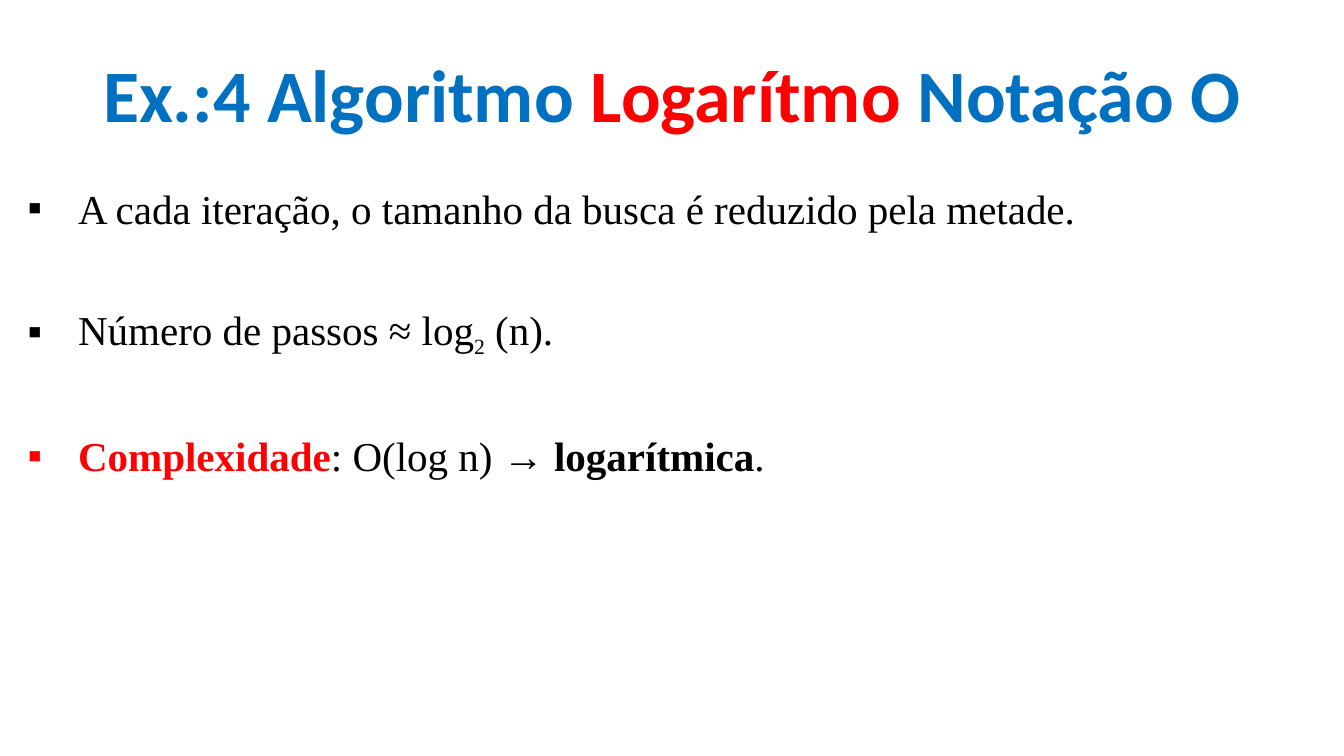
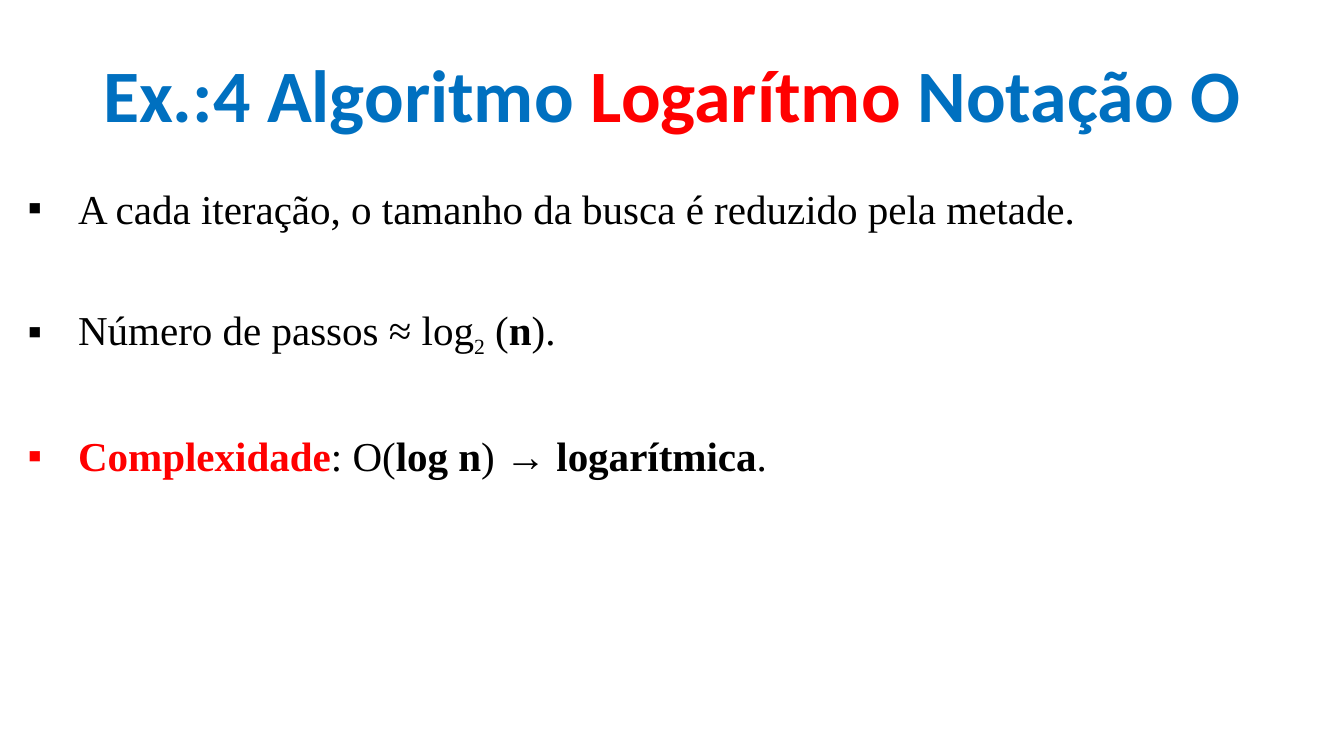
Before and after one commit to CloudEducationBrazil/WydenAlgoritmosEComplexidade, a slide deck: slide 16 of 01 Classes/Aula 05 - Algoritmos e Complexidade - Notação O e Função O.pptx. Drawn at 1344x756 pixels with LibreOffice and Linux fonts; fonts in the diff are those of the drawing; background and template pictures are left out. Boxes give left, top, right and bottom in pixels: in the first picture for what was removed or moved away, otherwise in the second. Text is boxed around its words. In the diff, an @@ line names an element or a change of style, - is before the commit and + after.

Commit message:
Aula Algo e Compl 10Set2025 ...

```diff
--- a/01 Classes/Aula 05 - Algoritmos e Complexidade - Notação O e Função O.pptx
+++ b/01 Classes/Aula 05 - Algoritmos e Complexidade - Notação O e Função O.pptx
@@ text at <box>78,316,767,479</box>: bold on in "(n).", "O(log n)" @@
```
Also in this commit, not shown: 8 other slides changed, 1 slide removed, 3 other files.
